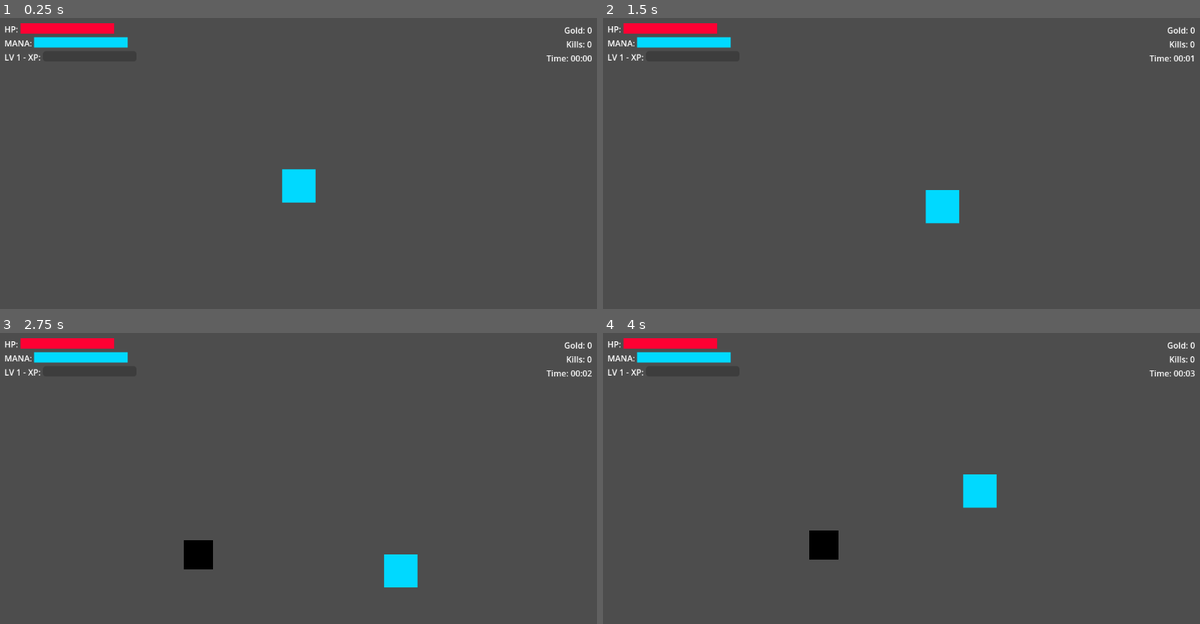
Above: before the commit, frames 1-4 (two rows, left to right).
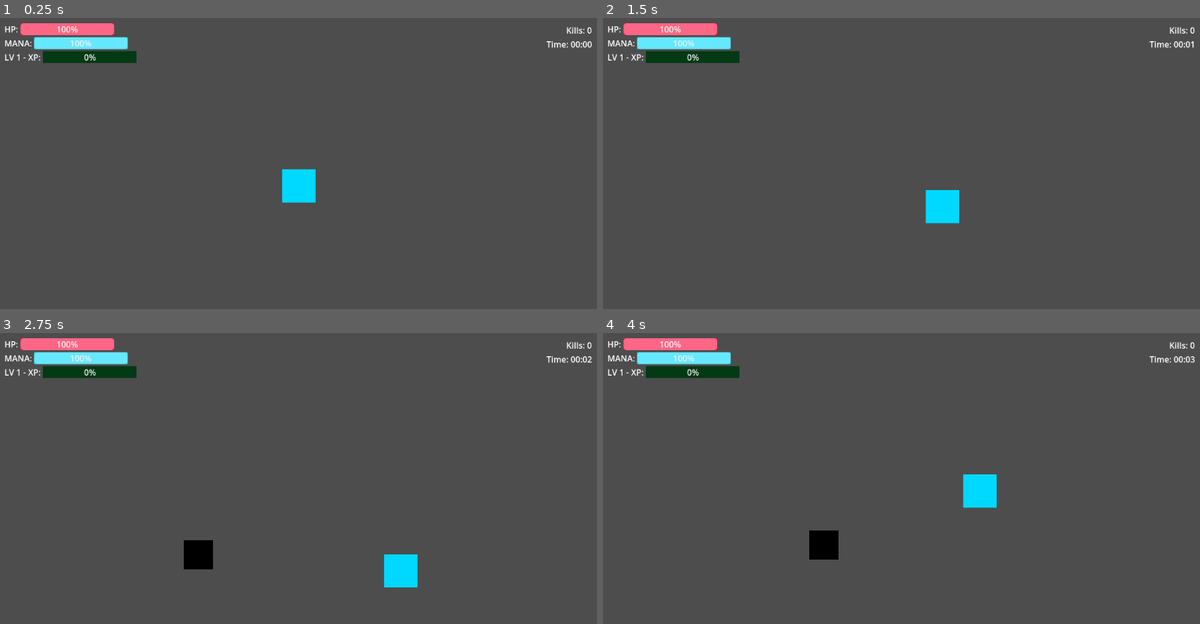
Above: after the commit, the same moments.

Repository: HoangAnhWilliam/Rescue-the-idol-godot
Game: Godot game, scene res://scenes/main.tscn
Same seed, same stepped clock (60 frames per second), same inputs: the game is played once before the commit and once after it. This scene is started directly instead of the project's main scene.
Inputs:
- Up to frame 1 (0.25 s): no input
- Up to frame 2 (1.5 s): tap Enter at 0.5 s; hold D (move_right) 0.53-1.28 s; tap E (interact) at 0.6, 1.35 s; hold S (move_down) from 1.28 s (still down)
- Up to frame 3 (2.75 s): release S (move_down) at 2.03 s; hold D (move_right) from 2.03 s (still down); tap E (interact) at 2.1 s
- Up to frame 4 (4 s): release D (move_right) at 2.78 s; hold W (move_up) 2.78-3.53 s; tap E (interact) at 2.85, 3.6 s; hold A (move_left) from 3.53 s (still down)

The runs differ from the first frame. In frame 1, 2.2% of the frame differs, in the area x 3-100%, y 1-16%; in frame 2, 2.2%; in frame 3, 2.2%; in frame 4, 2.2%.
Error after the commit: Invalid assignment of property or key 'text' with value of type 'String' on a base object of type 'null instance'. (res://scripts/hud.gd:97)

Commit message:
WIP: local changes in scenes/main.tscn

Diff:
--- a/scenes/main.tscn
+++ b/scenes/main.tscn
@@ -1,11 +1,20 @@
-[gd_scene load_steps=4 format=3 uid="uid://c5q3gxjbs06r7"]
+[gd_scene load_steps=8 format=3 uid="uid://c5q3gxjbs06r7"]
 
 [ext_resource type="PackedScene" uid="uid://b2ai7uclsnr38" path="res://scenes/player/player.tscn" id="1_o5qli"]
 [ext_resource type="Script" uid="uid://blovmg3iws7j8" path="res://scripts/enemy_spawner.gd" id="2_sugp2"]
+[ext_resource type="Script" uid="uid://cjul2ft3xn8x5" path="res://scripts/hud.gd" id="3_jyhfs"]
 [ext_resource type="PackedScene" uid="uid://cekjlfyi6xt4g" path="res://scenes/ui/upgrade_menu.tscn" id="3_sugp2"]
-[ext_resource type="PackedScene" uid="uid://hud_scene_01" path="res://scenes/ui/hud.tscn" id="4_hud"]
 
-[node name="Main" type="Node2D"]
+[sub_resource type="StyleBoxFlat" id="StyleBoxFlat_0wfyh"]
+bg_color = Color(1, 0, 0.2, 1)
+
+[sub_resource type="StyleBoxFlat" id="StyleBoxFlat_sugp2"]
+bg_color = Color(0, 0.8509804, 1, 1)
+
+[sub_resource type="StyleBoxFlat" id="StyleBoxFlat_jyhfs"]
+bg_color = Color(0.015686275, 0.22352941, 0.08235294, 1)
+
+[node name="Main" type="Node2D" groups=["upgrade_menu"]]
 
 [node name="Player" parent="." groups=["player"] instance=ExtResource("1_o5qli")]
 
@@ -14,7 +23,89 @@
 
 [node name="UI" type="CanvasLayer" parent="."]
 
-[node name="HUD" parent="UI" instance=ExtResource("4_hud")]
+[node name="HUD" type="Control" parent="UI"]
+layout_mode = 3
+anchors_preset = 15
+anchor_right = 1.0
+anchor_bottom = 1.0
+grow_horizontal = 2
+grow_vertical = 2
+mouse_filter = 2
+script = ExtResource("3_jyhfs")
 
-[node name="UpgradeMenu" parent="." groups=["upgrade_menu"] instance=ExtResource("3_sugp2")]
+[node name="StatsContainer" type="VBoxContainer" parent="UI/HUD"]
+custom_minimum_size = Vector2(250, 100)
+layout_mode = 0
+offset_left = 10.0
+offset_top = 10.0
+offset_right = 50.0
+offset_bottom = 50.0
+
+[node name="HPContainer" type="HBoxContainer" parent="UI/HUD/StatsContainer"]
+layout_mode = 2
+
+[node name="Label" type="Label" parent="UI/HUD/StatsContainer/HPContainer"]
+layout_mode = 2
+theme_override_font_sizes/font_size = 16
+text = "HP:"
+
+[node name="HPBar" type="ProgressBar" parent="UI/HUD/StatsContainer/HPContainer"]
+custom_minimum_size = Vector2(180, 20)
+layout_mode = 2
+theme_override_styles/background = SubResource("StyleBoxFlat_0wfyh")
+value = 100.0
+
+[node name="ManaContainer" type="HBoxContainer" parent="UI/HUD/StatsContainer"]
+layout_mode = 2
+
+[node name="Label" type="Label" parent="UI/HUD/StatsContainer/ManaContainer"]
+layout_mode = 2
+theme_override_font_sizes/font_size = 16
+text = "MANA:"
+
+[node name="ManaBar" type="ProgressBar" parent="UI/HUD/StatsContainer/ManaContainer"]
+custom_minimum_size = Vector2(180, 20)
+layout_mode = 2
+theme_override_styles/background = SubResource("StyleBoxFlat_sugp2")
+max_value = 50.0
+value = 50.0
+
+[node name="XPContainer" type="HBoxContainer" parent="UI/HUD/StatsContainer"]
+layout_mode = 2
+
+[node name="Label" type="Label" parent="UI/HUD/StatsContainer/XPContainer"]
+layout_mode = 2
+theme_override_font_sizes/font_size = 16
+text = "LV 1 - XP:"
+
+[node name="XPBar" type="ProgressBar" parent="UI/HUD/StatsContainer/XPContainer"]
+custom_minimum_size = Vector2(180, 20)
+layout_mode = 2
+theme_override_styles/background = SubResource("StyleBoxFlat_jyhfs")
+
+[node name="InfoContainer" type="VBoxContainer" parent="UI/HUD"]
+custom_minimum_size = Vector2(200, 80)
+layout_mode = 1
+anchors_preset = 1
+anchor_left = 1.0
+anchor_right = 1.0
+offset_left = -212.0
+offset_top = 12.0
+offset_right = -12.0
+offset_bottom = 92.0
+grow_horizontal = 0
+
+[node name="KillLabel" type="Label" parent="UI/HUD/InfoContainer"]
+layout_mode = 2
+theme_override_font_sizes/font_size = 16
+text = "Kills: 0"
+horizontal_alignment = 2
+
+[node name="TimeLabel" type="Label" parent="UI/HUD/InfoContainer"]
+layout_mode = 2
+theme_override_font_sizes/font_size = 16
+text = "Time: 00:00"
+horizontal_alignment = 2
+
+[node name="UpgradeMenu" parent="." instance=ExtResource("3_sugp2")]
 visible = false
Not shown, added: scripts/arrow.gd.uid
Not shown, added: scripts/buff_manager.gd.uid
Not shown, added: scripts/skeleton_ally.gd.uid
Not shown, added: scripts/skeleton_bad.gd.uid
Not shown, added: scripts/skeleton_buff.gd.uid
